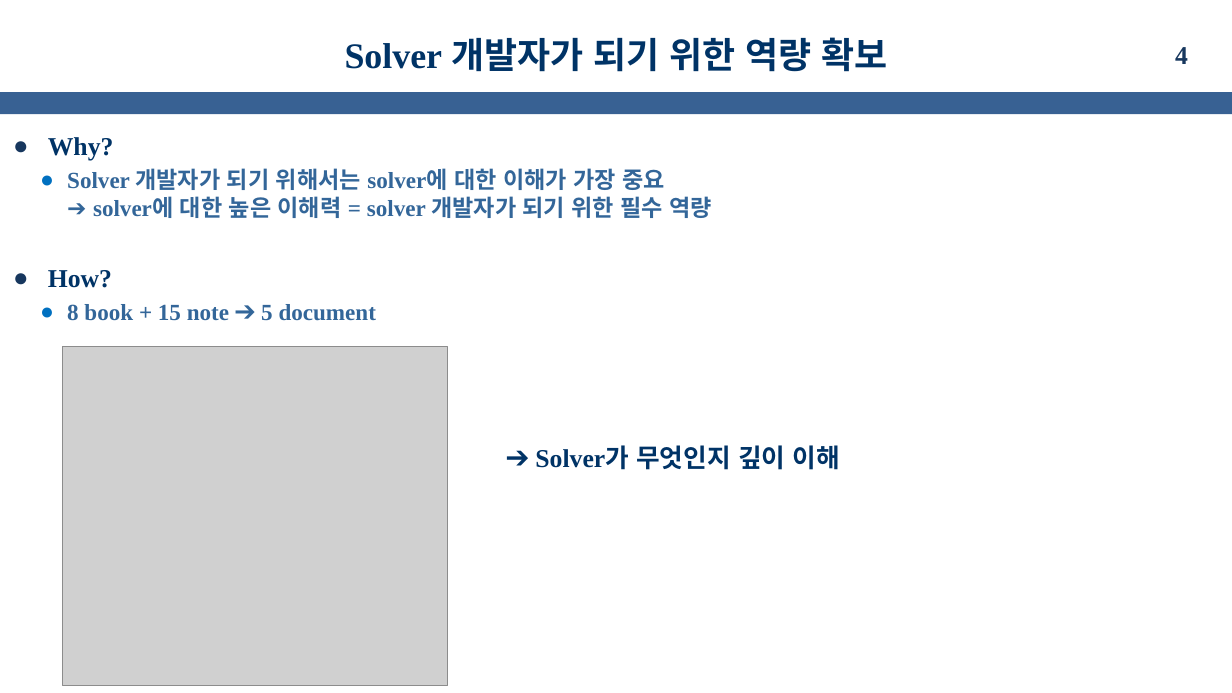
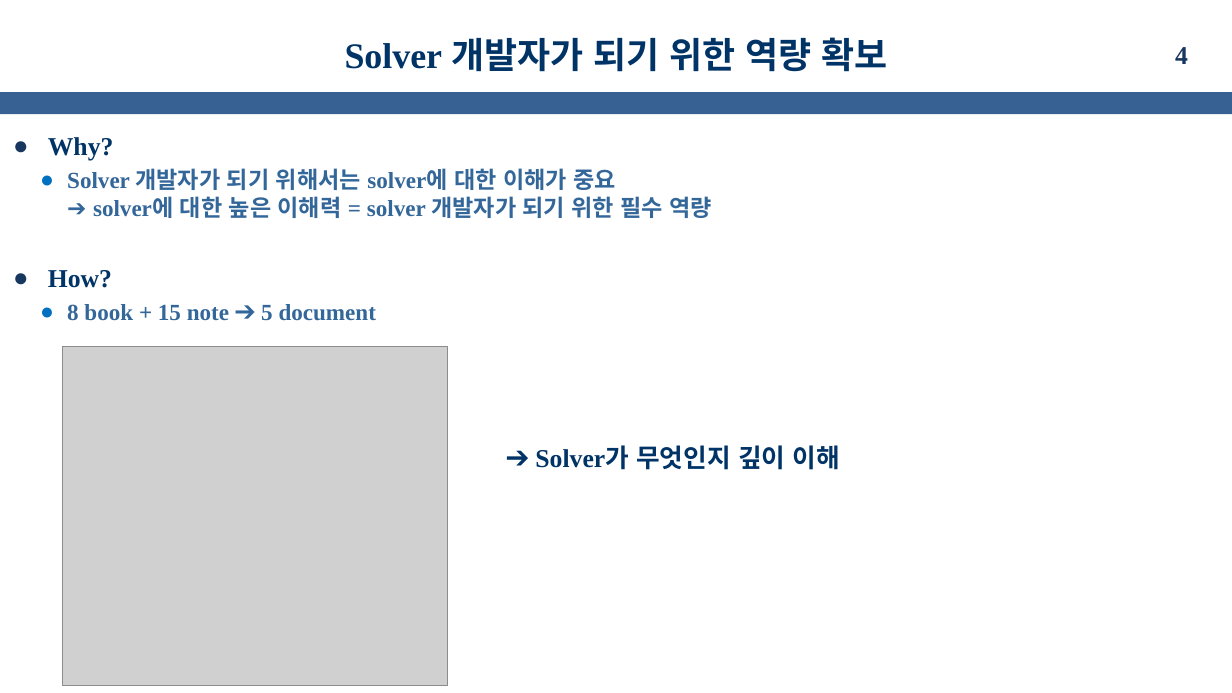
Before and after one commit to kms0523/Study, a slide deck: slide 4 of 발표자료/성과발표(중간).pptx. Drawn at 1232x693 pixels with LibreOffice and Linux fonts; fonts in the diff are those of the drawing; grey boxes stand for pictures; background and template pictures are left out. Boxes give left, top, right and bottom in pixels: in the first picture for what was removed or moved away, otherwise in the second. Text is boxed around its words. In the diff, an @@ line names an element or a change of style, - is before the commit and + after.

```diff
--- a/발표자료/성과발표(중간).pptx
+++ b/발표자료/성과발표(중간).pptx
@@ text at <box>67,168,713,218</box>: text changed @@
-  ● Solver 개발자가 되기 위해서는 solver에 대한 이해가 가장 중요
-    ➔ solver에 대한 높은 이해력 = solver 개발자가 되기 위한 필수 역량
+  ● Solver 개발자가 되기 위해서는 solver에 대한 이해가 중요
+    ➔ solver에 대한 높은 이해력 = solver 개발자가 되기 위한 필수 역량
```
Also in this commit, not shown: 3 other slides changed, 5 slides added, 1 slide removed, 12 other files.
